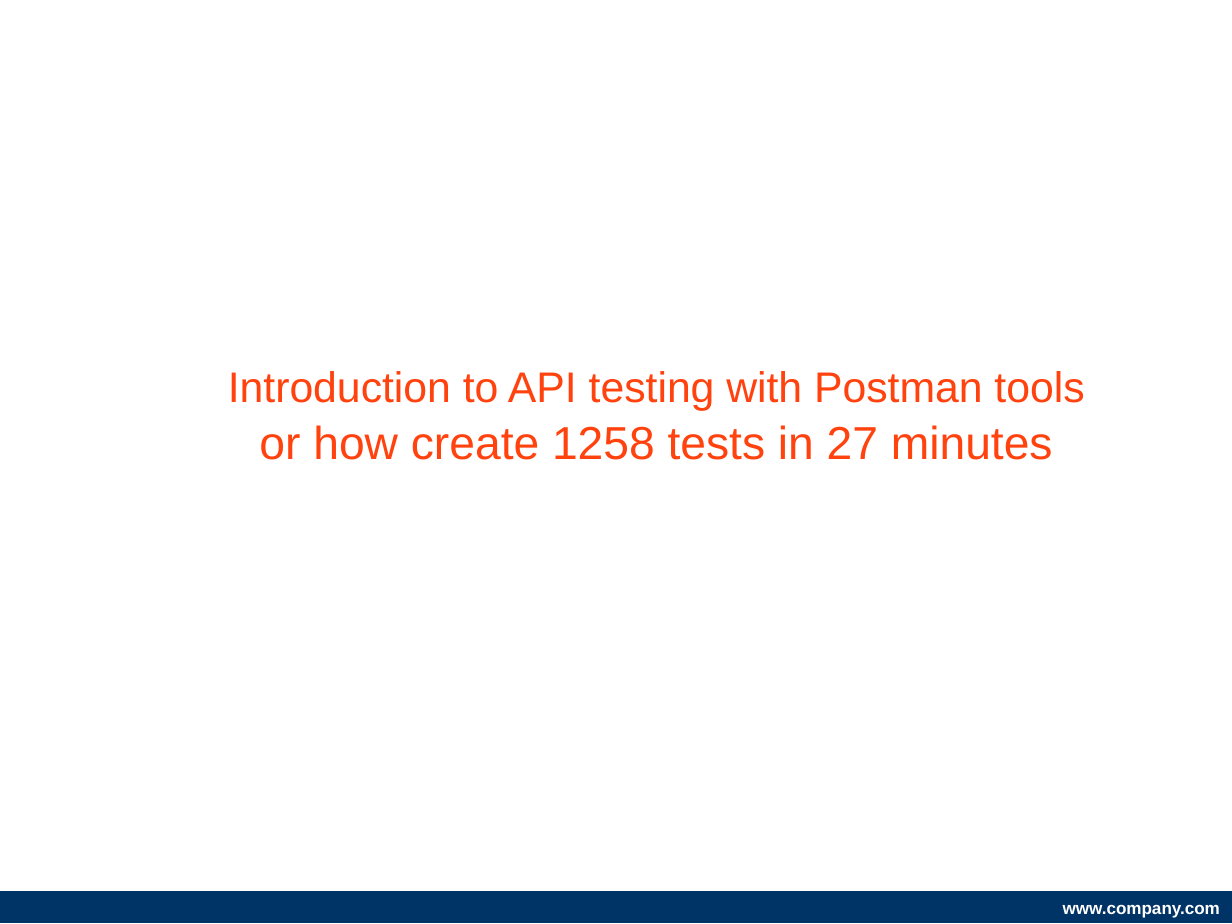
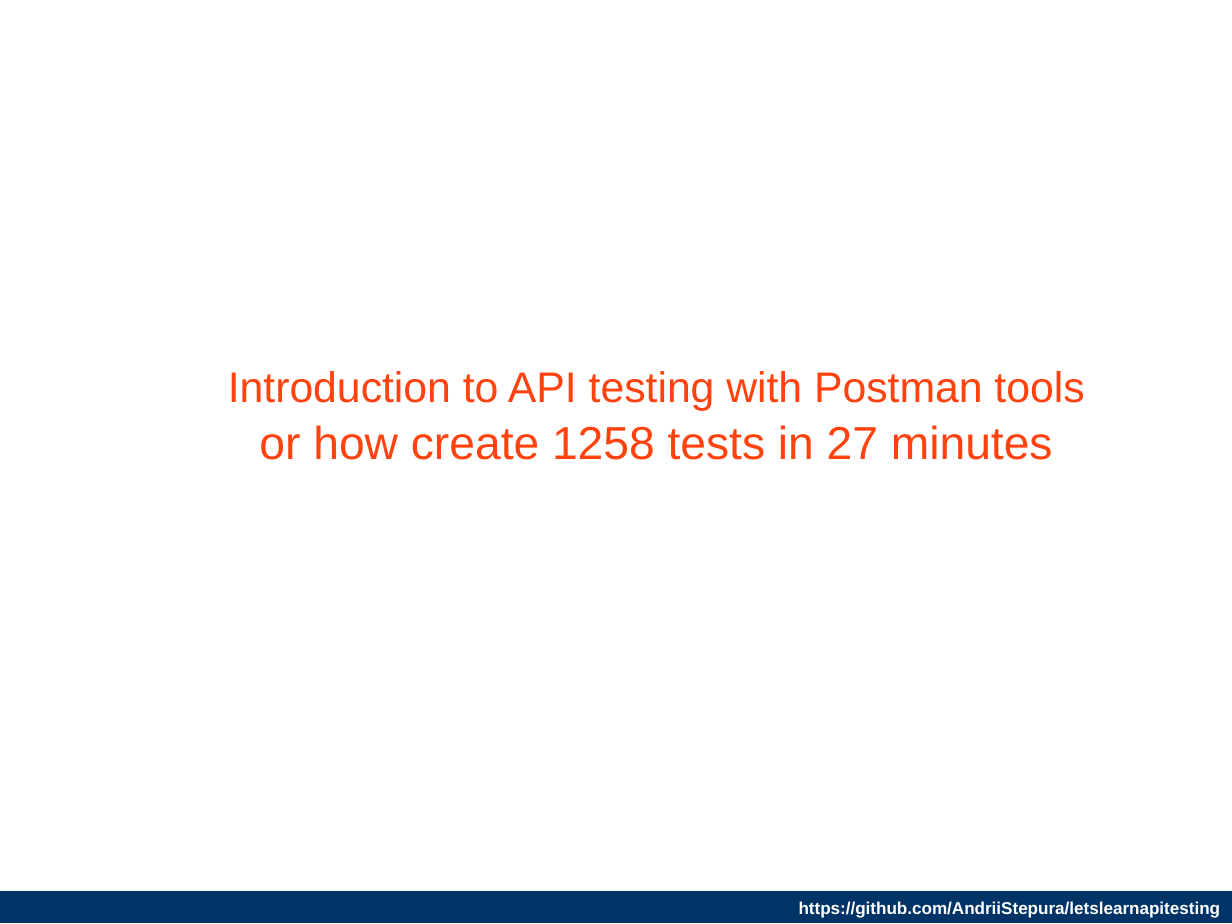
Before and after one commit to AndriiStepura/letslearnapitesting, a slide deck: slide 1 of StartTestingApiWithPostman.odp. Drawn at 1232x924 pixels with LibreOffice and Linux fonts; fonts in the diff are those of the drawing; background and template pictures are left out. Boxes give left, top, right and bottom in pixels: in the first picture for what was removed or moved away, otherwise in the second. Text is boxed around its words. In the diff, an @@ line names an element or a change of style, - is before the commit and + after.

Commit message:
Fix presentation typo

```diff
--- a/StartTestingApiWithPostman.odp
+++ b/StartTestingApiWithPostman.odp
@@ text in rectangle at [799,901,1221,918]: text changed @@
-www.company.com
+https://github.com/AndriiStepura/letslearnapitesting
```
Also in this commit, not shown: 30 other slides changed.
